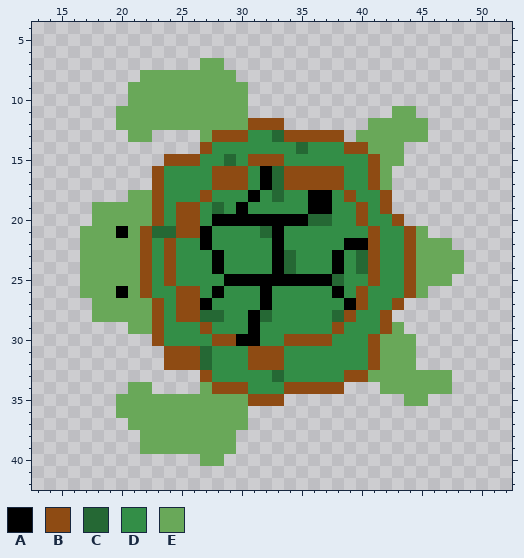
Two states of a pixel-art sprite, assets/Sprites/Player/Turtle/face_left.png. The picture above is the old version.
The file is 64x64 pixels. Shown: x 13..52, y 4..42. The old version is drawn lined up with the new one.
Palette (. is transparent): A #000000  B #8e4b13  C #256834  D #338e47  E #69a859
Pixels before, first column x 17:
 7 ..........EE....................
 8 .....EEEEEEEE...................
 9 ....EEEEEEEEEE..................
10 ....EEEEEEEEEE..................
11 ...EEEEEEEEEEE............EE....
12 ...EEEEEEEEEEEBBB.......EEEEE...
13 ....EE....EBBBDDCBBBBB.EEEEEE...
14 ..........BDDDDDDDCDDDBBEEE.....
15 .......BBBDDCDBBBDDDDDDDBEE.....
16 ......BDDDDBBBDACBBBBBDDBE......
17 ......BDDDDBBBDACBBBBBDDBE......
18 ....EEBDDDBDDDADCDDAADBDDB......
19 .EEEEEBDBBDCDADDDDDAADDBDB......
20 .EEEEEBDBBDAAAAAAAACCDDBDDB.....
21 EEEAEBCCBBADDDDCADDDDDDDBDDBE...
22 EEEEEBDBDDADDDDDADDDDDAABDDBEEE.
23 EEEEEBDBDDDADDDDACDDDADCBDDBEEEE
24 EEEEEBDBDDDADDDDACDDDADCBDDBEEEE
25 EEEEEBDBDDDDAAAAAAAAACDDBDDBEEE.
26 EEEAEBDDBBDADDDADDDDDADBDDDBE...
27 .EEEEEBDBBADDDDADDDDDDABDDB.....
28 .EEEEEBDBBCCDDACDDDDDCBDDB......
29 ....EEBDDDBDDDADDDDDDBDDDBE.....
30 ......BDDDDBBAADDBBBBDDDBEEE....
31 .......BBBCDDDBBBDDDDDDDBEEE....
32 .......BBBCDDDBBBDDDDDDDBEEE....
33 ..........BDDDDDCDDDDDBBEEEEEEE.
34 ....EE....EBBBDDDBBBBB...EEEEEE.
35 ...EEEEEEEEEEEBBB..........EE...
36 ...EEEEEEEEEEE..................
37 ....EEEEEEEEEE..................
38 .....EEEEEEEE...................
39 .....EEEEEEEE...................
40 ..........EE....................
After:
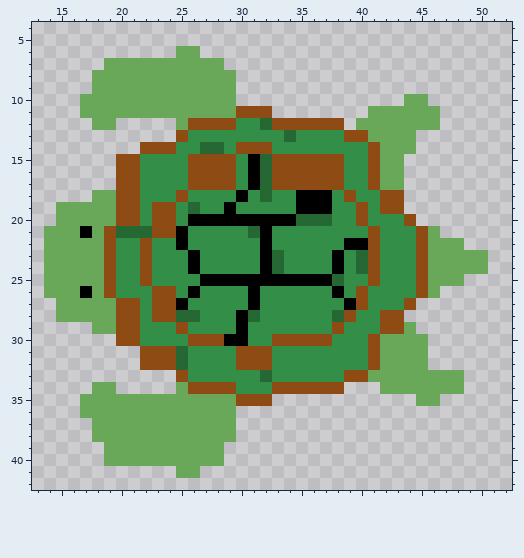
Change:
whole drawing moved by +1,+6 (the old picture is shown already moved)
Changed rows in their new state; - is an unchanged pixel.
first column x 14:
 6 -----------EE------------------------
 7 -----EEEEEEEE------------------------
 8 ----EEEE-----------------------------
 9 ----EEE---------.--------------------
10 ---EEEE---------.-------------EE-----
11 ---EEE----------BBB--------EE--EE----
12 ----EE.....-BBBBDDC-BBBBB-E-----E----
13 -------..--BDDDDD--DCDDDDBB----.-----
14 --------BBBDDCC-BBB--D---DDB--E------
15 ------BBDDDD-BBB-AC-BBBBB------------
16 ------BBDD--BB--DACB---------E-------
17 ------BBDD--BB--DACB---------E-------
18 ----EEBBDD-B-D--ADCD-A-------B-------
19 -EEE--BBD-BDC-DAD----A-------B-------
20 -EEE--BBD-BDAA-------C-------DB------
21 EEEA-BCCCBBADD---CAD----------DBE----
22 EEE--BDD--DA-D----AD----------DB--E--
23 EEE--BDD--D-A-D---ACD---------DB---EE
24 EEE--BDD--D-A-D---ACD---------DB---EE
25 EEE--BDD--D--AA---------------DB--E--
26 EEEA-BDDDBBDA-D--AD-----------DBE----
27 -EEE--BBD-BADD---AD----------DB------
28 -EEE--BBD-BCCDD-ACD----------B-------
29 ----EEBBDD-B-D--AD-----------BE------
30 ------BBDD--BB-A-D-B-----------E-----
31 --------BB-CDD--B--D-----------E-----
32 --------BB-CDD--B--D-----------E-----
33 -----------BDD----CD--------------E--
34 ----EE-..--EBB--D--B--------------E--
35 ---EEE----------B--.----------.-E----
36 ---EEE----------.--------------------
37 ----EEE---------.--------------------
38 ----EEEE-----------------------------
39 -----EEE-------.---------------------
40 -----EEEEEEEE------------------------
41 -----------EE------------------------
